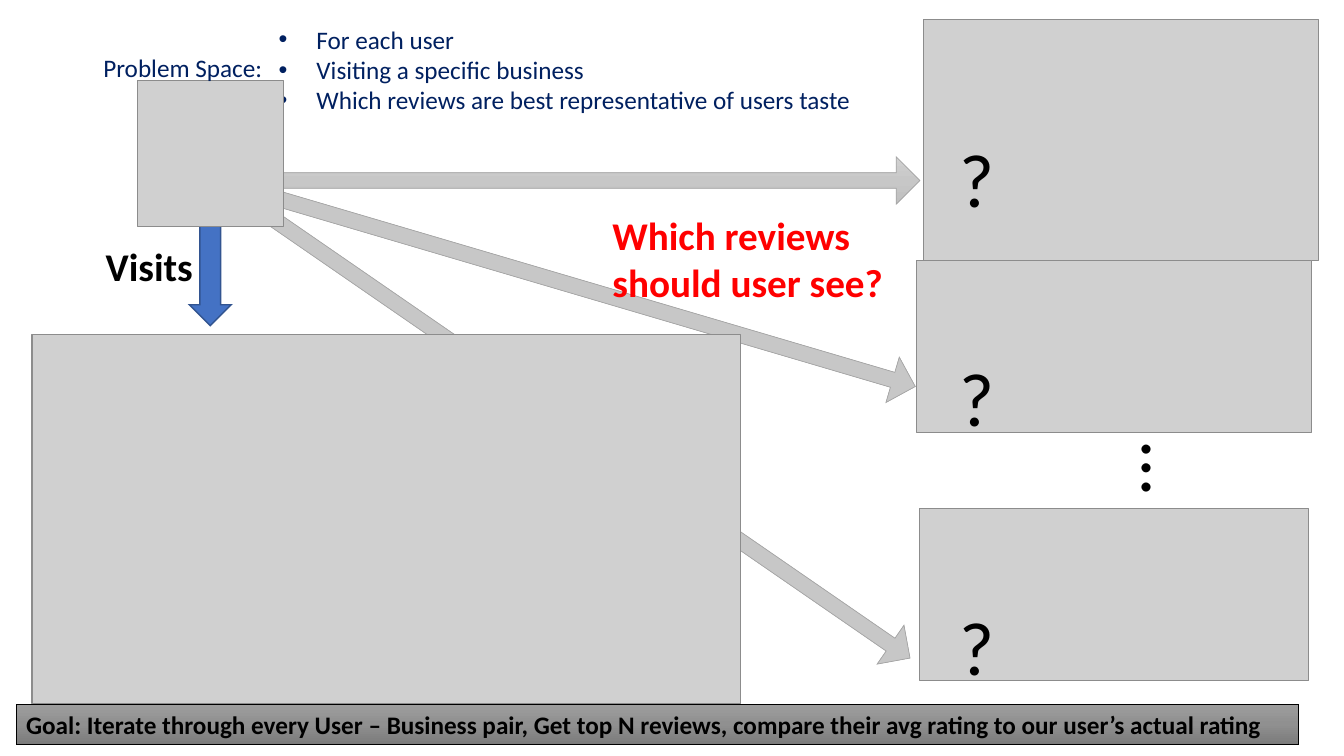
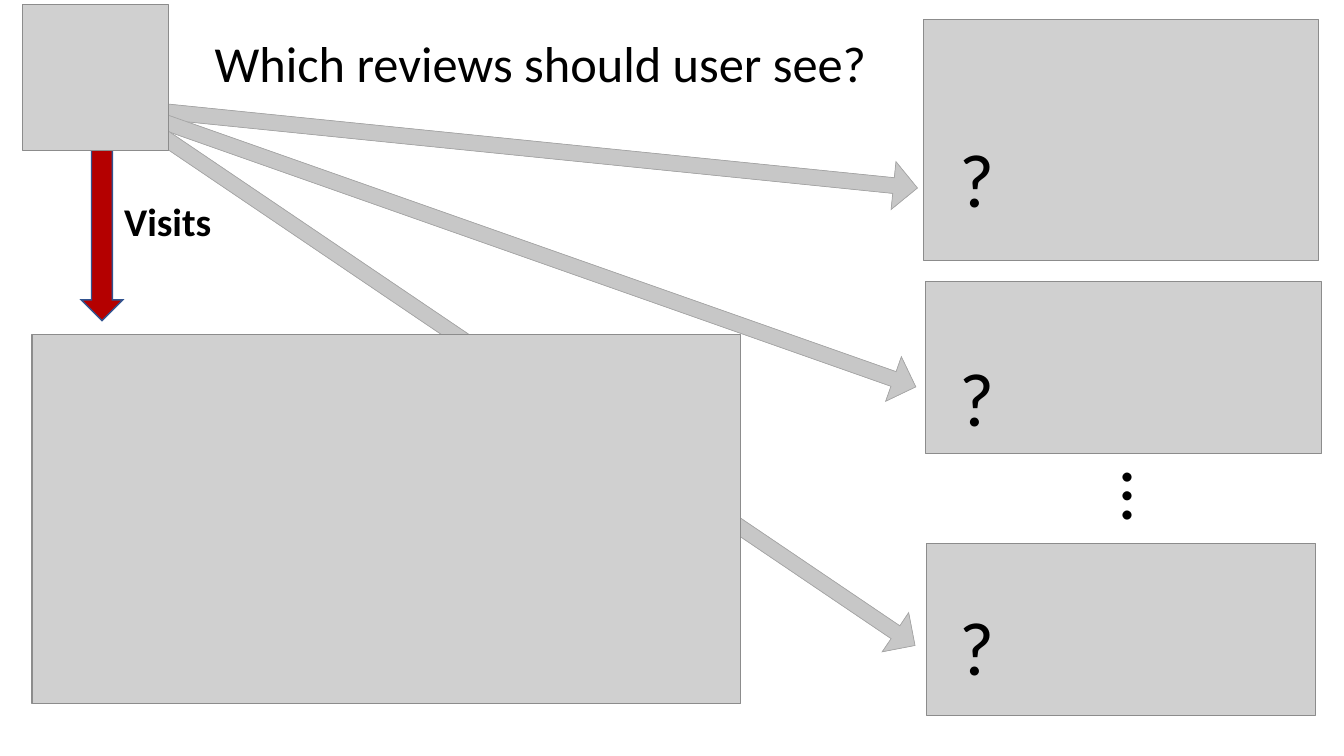
Before and after one commit to methoddatascience/Libra, a slide deck: slide 4 of reviewly/reviewly_libra.pptx (slide 5 before the commit). Drawn at 1344x756 pixels with LibreOffice and Linux fonts; fonts in the diff are those of the drawing; grey boxes stand for pictures; background and template pictures are left out. Boxes give left, top, right and bottom in pixels: in the first picture for what was removed or moved away, otherwise in the second. Text is boxed around its words. In the diff, an @@ line names an element or a change of style, - is before the commit and + after.

```diff
--- a/reviewly/reviewly_libra.pptx
+++ b/reviewly/reviewly_libra.pptx
@@ picture: place and size @@
-picture at box(137, 81, 283, 227)
+picture at box(23, 5, 169, 151)
@@ text "Which reviews should user see?": place and size @@
-text "Which reviews should user see?" at box(612, 222, 883, 307)
+text "Which reviews should user see?" at box(215, 47, 866, 83)
@@ text "Which reviews should user see?" at box(215, 47, 866, 83): size 28 to 36 pt, text colour #FF0000 to #000000, bold off @@
@@ text removed at box(103, 59, 262, 83) @@
-Problem Space:
@@ text removed at box(316, 31, 849, 113) @@
-• For each user
-• Visiting a specific business
-• Which reviews are best representative of users taste
@@ right arrow at box(104, 82, 923, 409): rotation 16 to 19 degrees @@
@@ right arrow: place and size @@
-right arrow at box(198, 157, 923, 678)
+right arrow at box(107, 88, 928, 665)
@@ right arrow at box(126, 84, 920, 212): rotation 0 to 5 degrees @@
@@ down arrow: place and size @@
-down arrow at box(190, 221, 231, 326)
+down arrow at box(81, 140, 122, 322)
@@ down arrow at box(81, 140, 122, 322): fill #4472C4 to #B40000 @@
@@ text "Visits": place and size @@
-text "Visits" at box(106, 253, 193, 282)
+text "Visits" at box(124, 208, 211, 237)
@@ picture: place and size @@
-picture at box(917, 260, 1312, 433)
+picture at box(926, 281, 1321, 454)
@@ text "…": place and size @@
-text "…" at box(1121, 432, 1223, 509)
+text "…" at box(1103, 460, 1204, 537)
@@ picture: place and size @@
-picture at box(921, 509, 1310, 682)
+picture at box(927, 543, 1316, 716)
@@ rectangle removed at box(16, 704, 1299, 744) @@
-Goal: Iterate through every User – Business pair, Get top N reviews, compare their avg rating to our user’s actual rating
```
Also in this commit, not shown: 7 other slides changed, 9 slides added, 1 slide removed.
